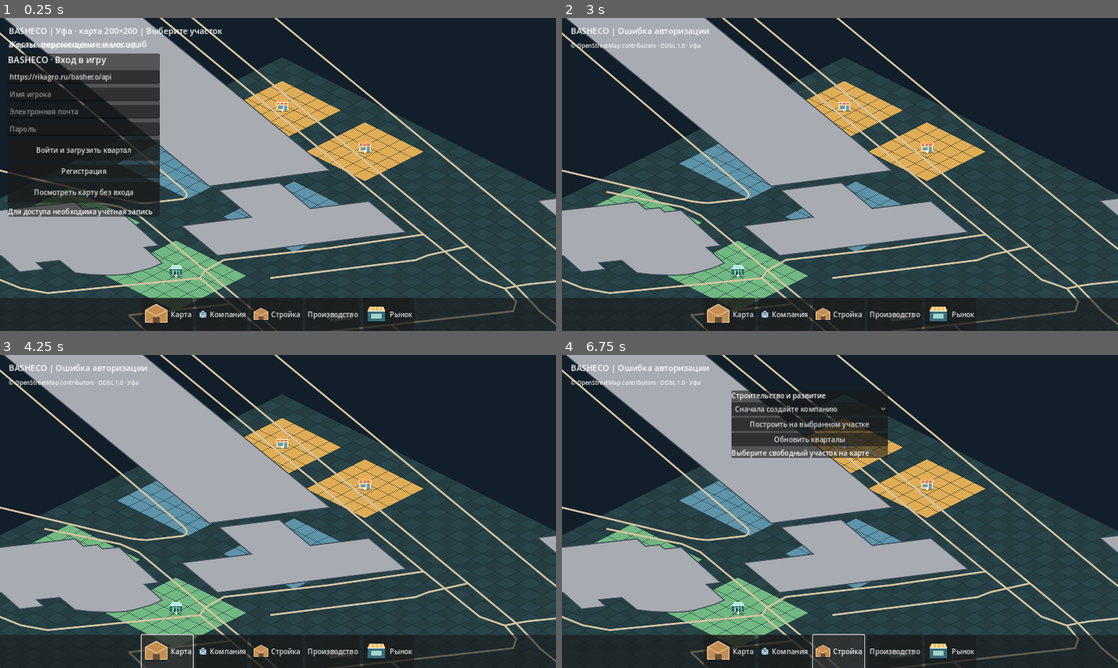
Above: before the commit, frames 1-4 (two rows, left to right).
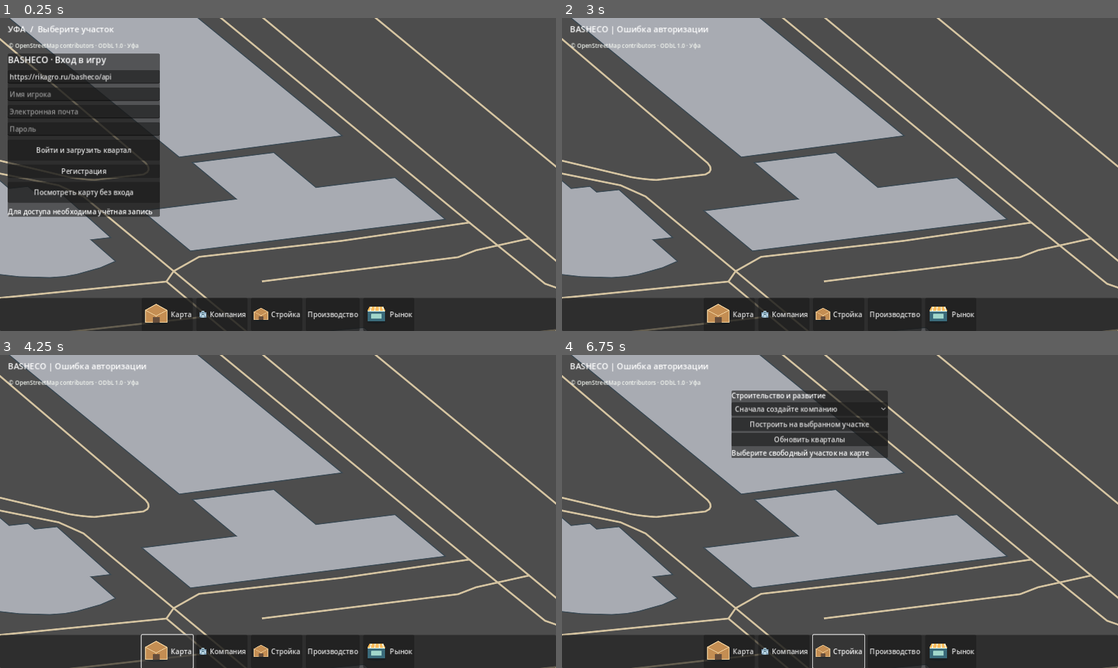
Above: after the commit, the same moments.

Repository: maillunex-lang/basheco
Game: Godot game, scene res://scenes/world.tscn
The game is run twice, just before and just after one commit, with the same random seed, the same clock (stepped at 60 frames per second) and the same inputs.
Inputs (mouse positions are in pixels of both pictures, inside the frame that each line leads up to):
- Up to frame 1 (0.25 s): no input
- Up to frame 2 (3 s): click (645, 93) at 0.52 s; type "12" at 0.6 s; click (645, 111) at 0.75 s; type "12" at 0.83 s; click (645, 127) at 0.98 s; type "12" at 1.07 s; click "Войти и загрузить квартал" at 1.25 s; click "Регистрация" at 2 s; click "Посмотреть карту без входа" at 2.75 s
- Up to frame 3 (4.25 s): click "Карта" at 3.5 s
- Up to frame 4 (6.75 s): click "Компания" at 4.25 s; click (1029, 411) at 5.02 s; type "12" at 5.1 s; click "Создать компанию" at 5.75 s; click "Стройка" at 6.5 s

The runs differ from the first frame. In frame 1, 61% of the frame differs, in the area x 0-100%, y 0-100%; in frame 2, 71%; in frame 3, 71%; in frame 4, 68%.

Commit message:
feat(ui): center camera on playable district and avoid drawing map behind login

Diff:
--- a/client/scripts/world.gd
+++ b/client/scripts/world.gd
@@ -18,8 +18,10 @@
     {"tile_x": 2, "tile_y": 20, "width_tiles": 6, "height_tiles": 6, "zone": "agricultural"},
     {"tile_x": 11, "tile_y": 20, "width_tiles": 6, "height_tiles": 6, "zone": "agricultural"}
 ]
-var zoom_level := 0.85
-var camera_offset := Vector2(650, 90)
+var zoom_level := 1.15
+var camera_offset := Vector2.ZERO
+var camera_initialized := false
+var world_visible := false
 var dragging := false
 var touches: Dictionary = {}
 var pinch_distance := 0.0
@@ -32,14 +34,26 @@
 var hud: Label
 
 func _ready() -> void:
+    _focus_on_district()
     hud = Label.new()
-    hud.position = Vector2(20, 16)
+    hud.position = Vector2(18, 12)
     hud.add_theme_color_override("font_color", Color.WHITE)
     hud.add_theme_font_size_override("font_size", 19)
     add_child(hud)
     _update_hud()
     $API.sector_loaded.connect(_on_sector_loaded)
     $API.request_failed.connect(_on_api_error)
+    get_viewport().size_changed.connect(_on_viewport_resized)
+    queue_redraw()
+
+func _focus_on_district() -> void:
+    var center := iso(12.0, 12.0)
+    camera_offset = get_viewport_rect().size * 0.5 - center * zoom_level
+    camera_initialized = true
+
+func _on_viewport_resized() -> void:
+    if camera_initialized and not world_visible:
+        _focus_on_district()
     queue_redraw()
 
 func connect_to_server(url: String, token: String) -> void:
@@ -56,6 +70,7 @@
             return
         verified.append(item)
     plots = verified
+    world_visible = true
     var sector: Dictionary = data.get("sector", {})
     world_width = maxi(INITIAL_GRID_SIZE, int(sector.get("width_tiles", INITIAL_GRID_SIZE)))
     world_height = maxi(INITIAL_GRID_SIZE, int(sector.get("height_tiles", INITIAL_GRID_SIZE)))
@@ -73,6 +88,8 @@
     return iso(x, y) * zoom_level + camera_offset
 
 func _draw() -> void:
+    if not world_visible:
+        return
     draw_rect(Rect2(Vector2.ZERO, get_viewport_rect().size), Color("#121e29"))
     var view := _visible_tile_bounds()
     for y in range(view[1], view[3]):
@@ -129,6 +146,8 @@
         Color("#142a32"), 1.0)
 
 func _unhandled_input(event: InputEvent) -> void:
+    if not world_visible or get_node("Login").panel.visible:
+        return
     if event is InputEventMouseButton:
         if event.button_index == MOUSE_BUTTON_WHEEL_UP and event.pressed:
             zoom_level = minf(2.0, zoom_level * 1.12)
@@ -189,4 +208,4 @@
     if selected_plot >= 0:
         var p: Dictionary = plots[selected_plot]
         suffix = "Участок %d · %s" % [selected_plot + 1, str(p["zone"])]
-    hud.text = "BASHECO | Уфа · карта %d×%d | %s\nЖесты: перемещение и масштаб" % [world_width, world_height, suffix]
+    hud.text = "УФА  /  %s" % suffix
